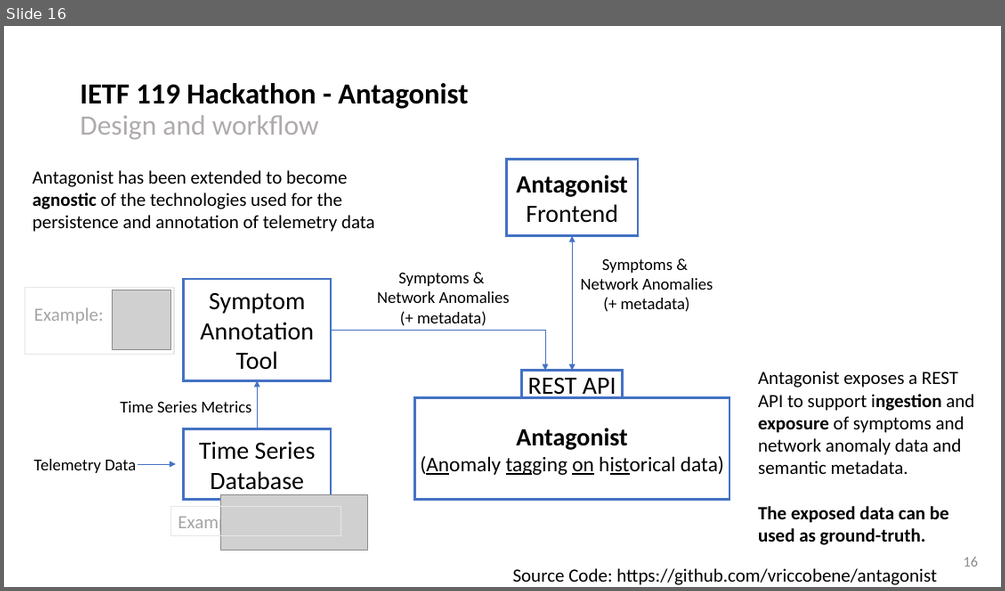
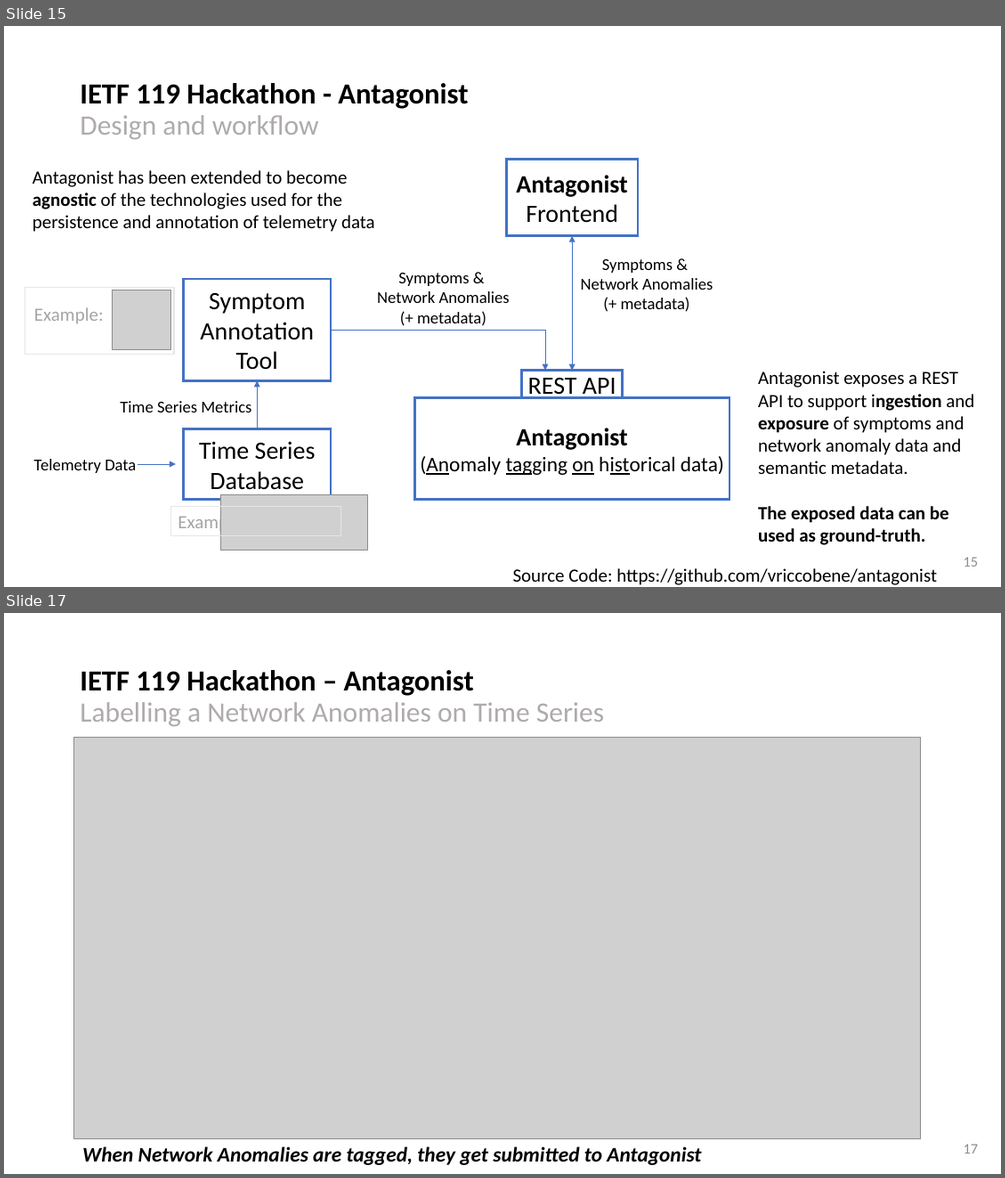
Before and after one commit to network-analytics/ietf-network-analytics-document-status, a slide deck: 119/NMOP/draft-netana-nmop-network-anomaly-semantics-and-lifecycle.pptx. Shown one above the other, each under a label of ours: slide 16 before the commit, slides 15 and 17 after it; the slides between them are not shown. The pictures are 1005x591 and 1005x1178 pixels, drawn with LibreOffice and Linux fonts; fonts in the diff are those of the drawing; grey boxes stand for pictures. Boxes give left, top, right and bottom in pixels: in the first picture for what was removed or moved away, otherwise in the second. Text is boxed around its words. In the diff, an @@ line names an element or a change of style, - is before the commit and + after.

```diff
--- a/119/NMOP/draft-netana-nmop-network-anomaly-semantics-and-lifecycle.pptx
+++ b/119/NMOP/draft-netana-nmop-network-anomaly-semantics-and-lifecycle.pptx
@@ slide 17 added at box(4, 613, 1001, 1174), background #FFFFFF @@
@@ title added at box(80, 670, 604, 726), 27 pt, text #AFABAB @@
+IETF 119 Hackathon – Antagonist
+Labelling a Network Anomalies on Time Series
@@ picture added at box(73, 737, 921, 1139) @@
@@ text added at box(82, 1146, 701, 1165), 20 pt, text #000000, bold, italic @@
+When Network Anomalies are tagged, they get submitted to Antagonist
@@ page number added at box(963, 1143, 979, 1153), 14 pt, text #8C8C8C @@
+17
@@ what was slide 16 is now slide 15 @@
@@ page number at box(963, 556, 979, 566): text changed @@
-16
+15
```
Also in this commit, not shown: 7 slides changed, 2 other slides added, 1 slide removed, 1 other file.
